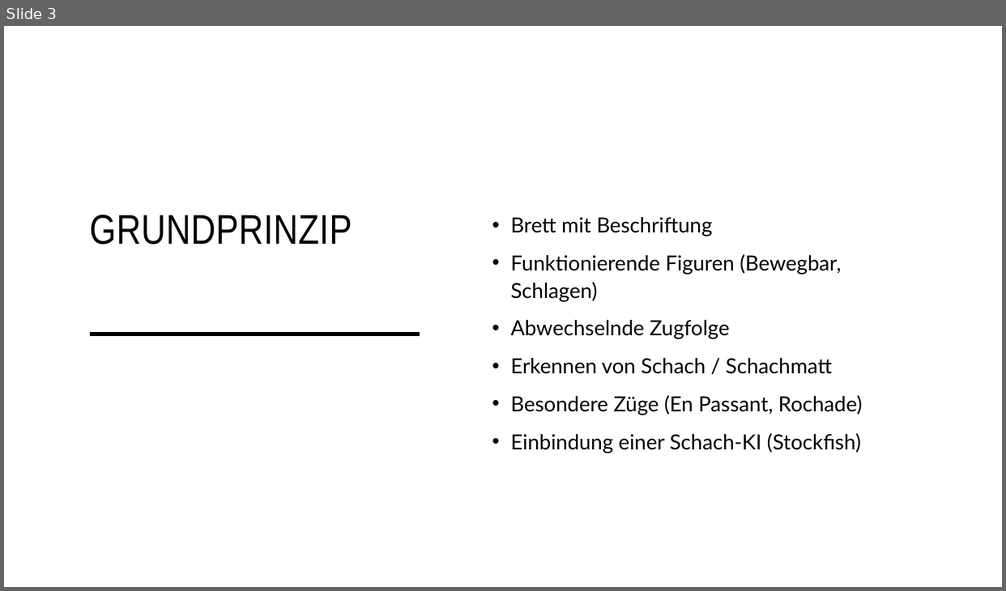
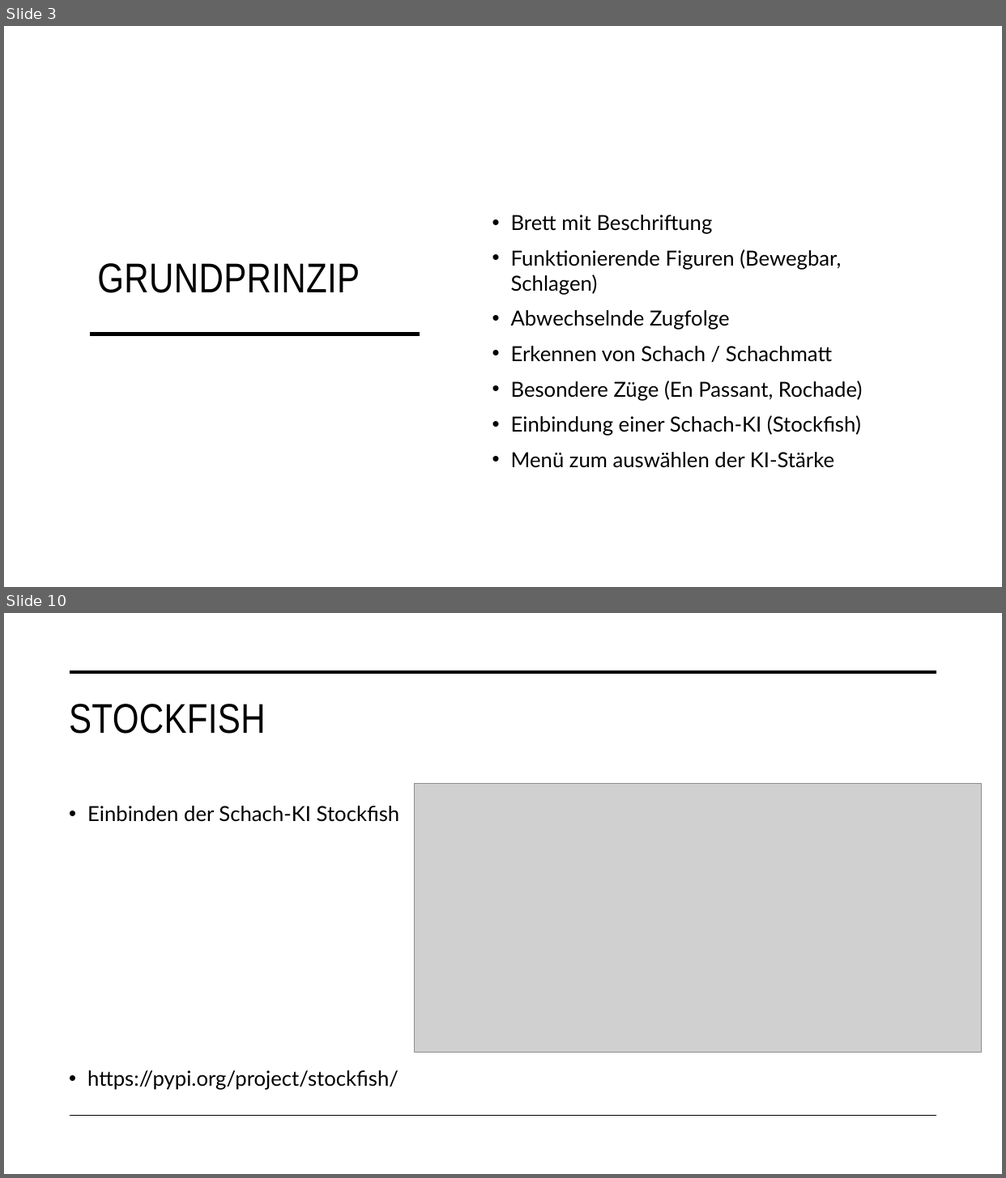
Before and after one commit to YTFirestormHD/PythonChess, a slide deck: Python Chess.pptx. Shown one above the other, each under a label of ours: slide 3 before the commit, slides 3 and 10 after it; the slides between them are not shown. The pictures are 1006x591 and 1006x1178 pixels, drawn with LibreOffice and Linux fonts; fonts in the diff are those of the drawing; grey boxes stand for pictures. Boxes give left, top, right and bottom in pixels: in the first picture for what was removed or moved away, otherwise in the second. Text is boxed around its words. In the diff, an @@ line names an element or a change of style, - is before the commit and + after.

```diff
--- a/Python Chess.pptx
+++ b/Python Chess.pptx
@@ slide 10 added at box(4, 613, 1002, 1174), background #FFFFFF @@
@@ line added from (70, 672) to (937, 672), #000000 3.5 pt @@
@@ title added at box(69, 704, 266, 734), 40 pt, text #000000 @@
+STOCKFISH
@@ text added at box(87, 806, 400, 1090), 20 pt, text #000000 @@
+• Einbinden der Schach-KI Stockfish
+• https://pypi.org/project/stockfish/
@@ picture added at box(414, 784, 981, 1053) @@
@@ line added from (70, 1116) to (937, 1116), #000000 1 pt @@
@@ slide 3 changed as well @@
@@ text at box(511, 215, 862, 436): line spacing 1.1 to 1 @@
@@ title "GRUNDPRINZIP": place and size @@
-title "GRUNDPRINZIP" at box(90, 215, 352, 245)
+title "GRUNDPRINZIP" at box(97, 263, 360, 293)
@@ text at box(511, 452, 834, 468): paragraph added @@
+• Menü zum auswählen der KI-Stärke
```
Also in this commit, not shown: 2 other slides changed, 9 other slides added, 1 slide removed.
